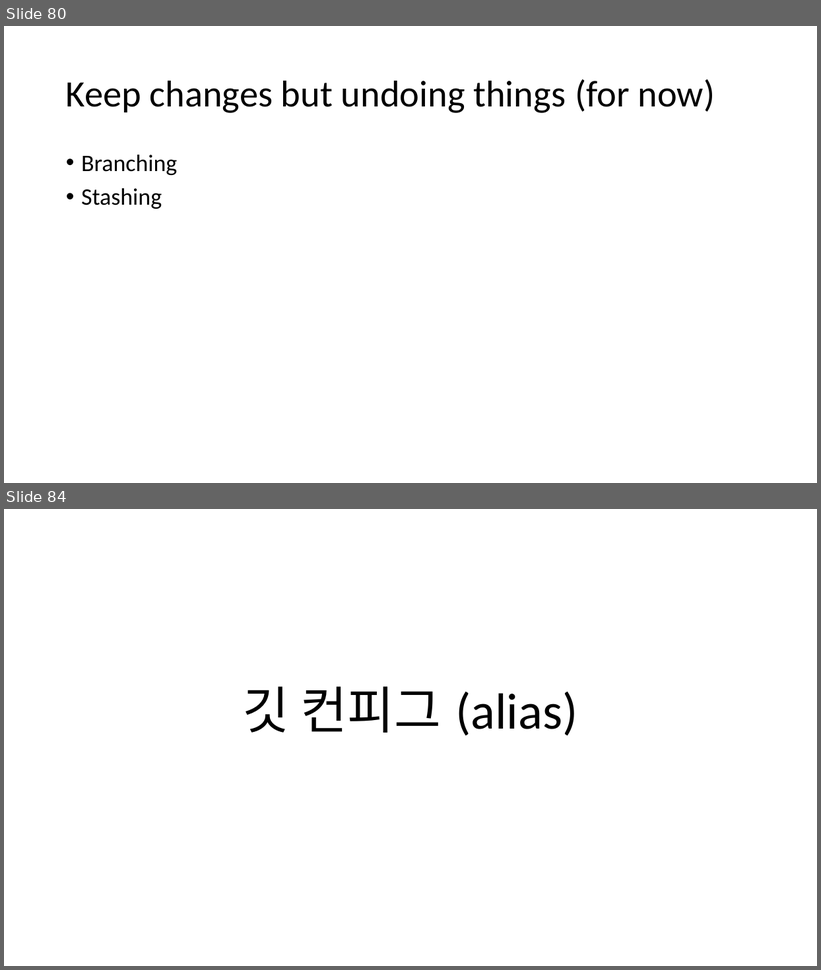
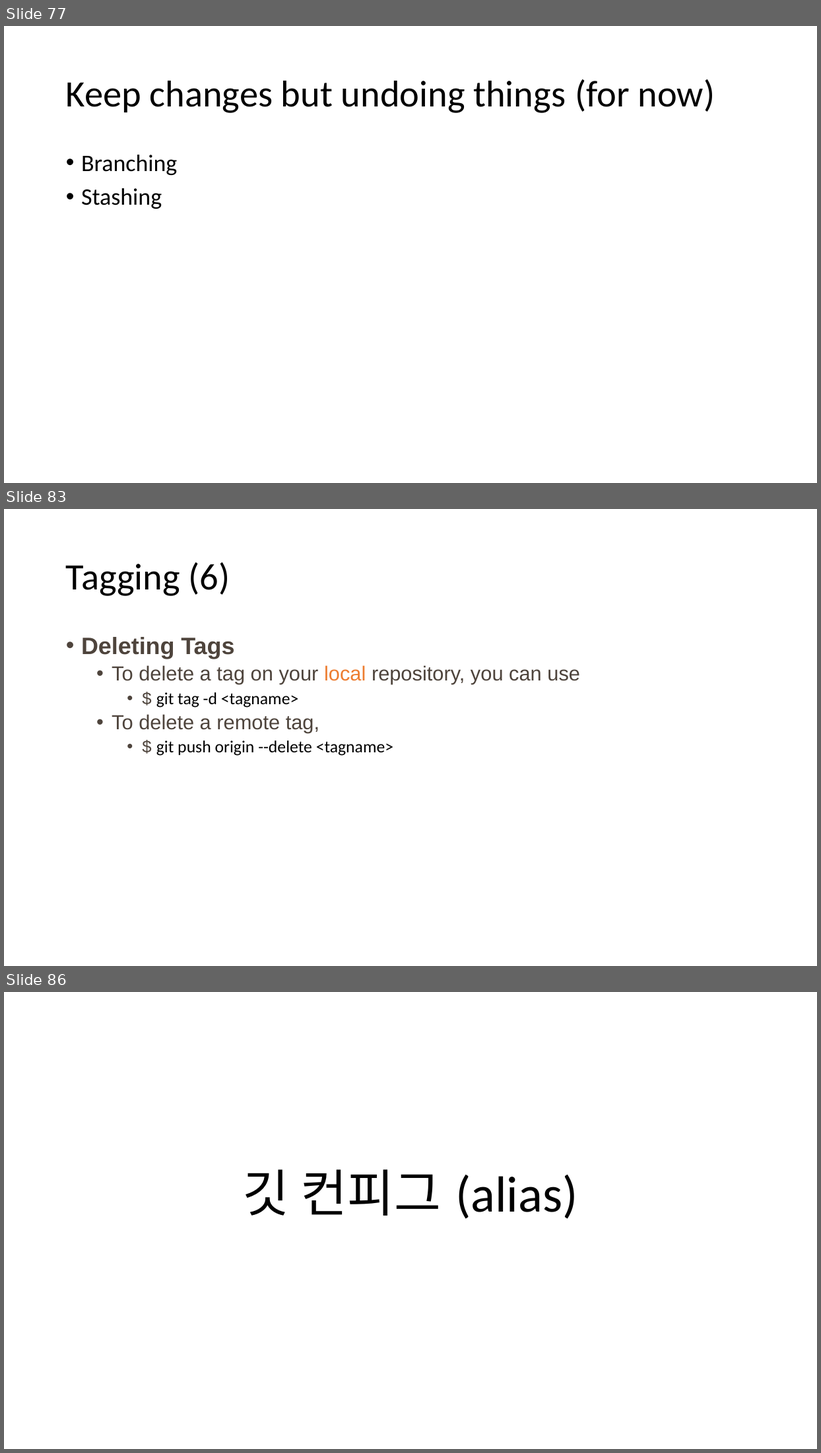
Before and after one commit to wontheone1/learning-git-ppt, a slide deck: learning_git.pptx. Shown one above the other, each under a label of ours: slides 80 and 84 before the commit, slides 77, 83 and 86 after it; the slides between them are not shown. The pictures are 821x970 and 821x1453 pixels, drawn with LibreOffice and Linux fonts; fonts in the diff are those of the drawing. Boxes give left, top, right and bottom in pixels: in the first picture for what was removed or moved away, otherwise in the second. Text is boxed around its words. In the diff, an @@ line names an element or a change of style, - is before the commit and + after.

```diff
--- a/learning_git.pptx
+++ b/learning_git.pptx
@@ slide 83 added at <box>4,509,817,966</box>, background #FFFFFF @@
@@ title added at <box>66,562,230,596</box>, 44 pt, text #000000 @@
+Tagging (6)
@@ text added at <box>81,637,580,756</box>, 24 pt, text #4E443C @@
+• Deleting Tags
+  • To delete a tag on your local repository, you can use
+    • $ git tag -d <tagname>
+  • To delete a remote tag,
+    • $ git push origin --delete <tagname>
@@ what was slide 80 is now slide 77 @@
@@ what was slide 84 is now slide 86 @@
```
Also in this commit, not shown: 4 slides changed, 12 other slides added, 12 slides removed.
